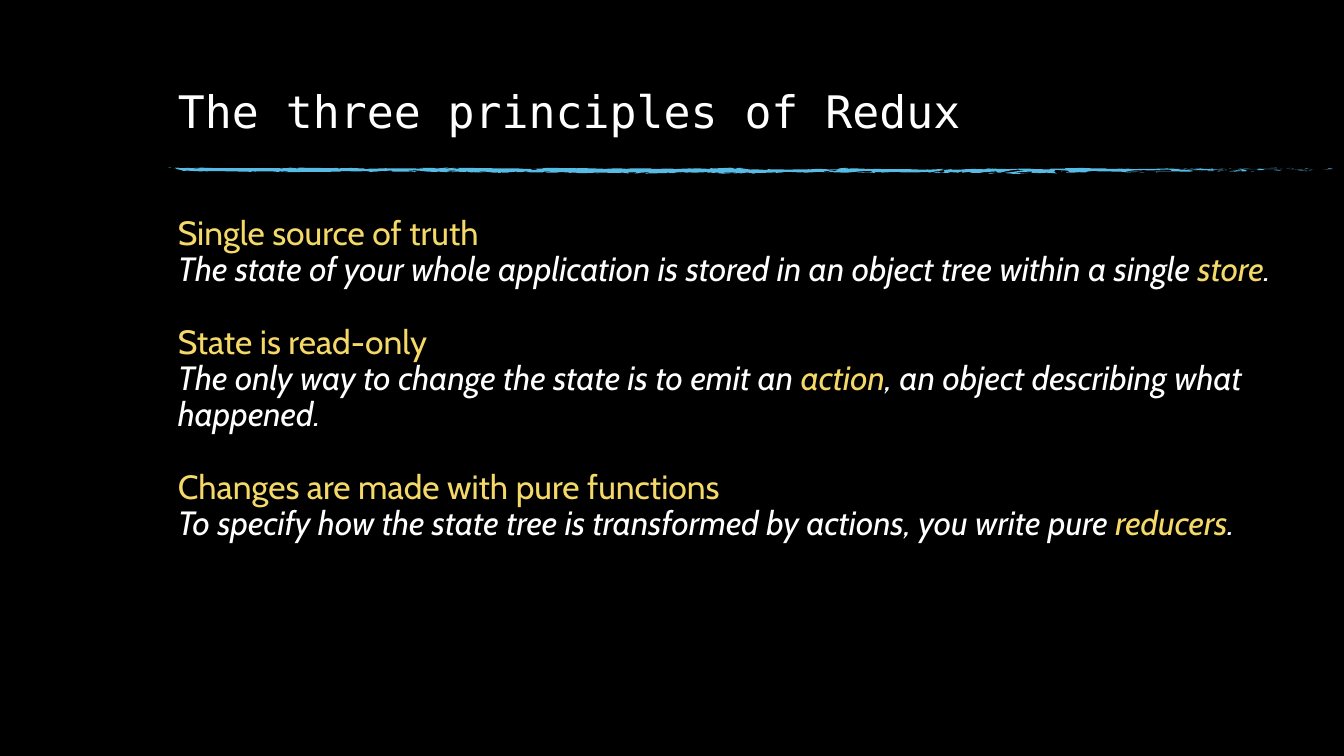
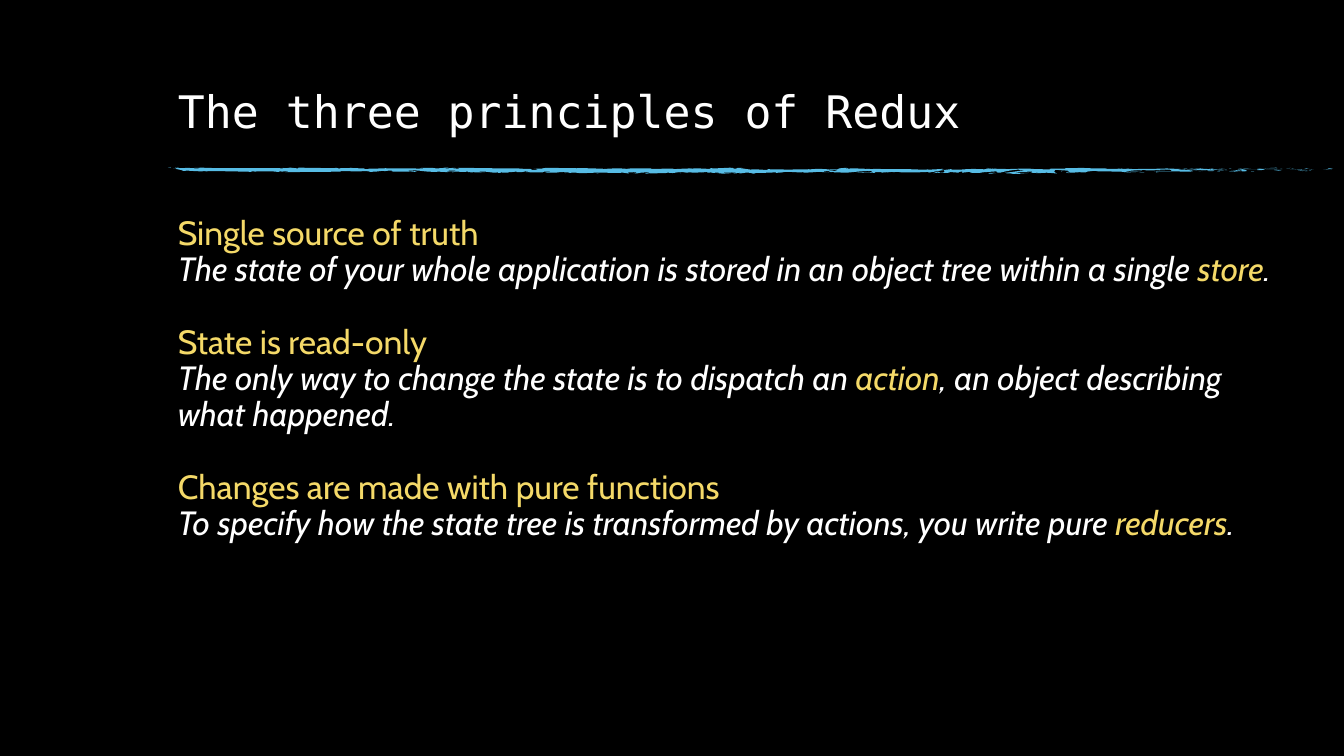
Before and after one commit to acorn-technology/react-and-rn-intro, a slide deck: slide 7 of tutorial/redux/Redux.pptx. Drawn at 1344x756 pixels with LibreOffice and Linux fonts; fonts in the diff are those of the drawing; background and template pictures are left out. Boxes give left, top, right and bottom in pixels: in the first picture for what was removed or moved away, otherwise in the second. Text is boxed around its words. In the diff, an @@ line names an element or a change of style, - is before the commit and + after.

```diff
--- a/tutorial/redux/Redux.pptx
+++ b/tutorial/redux/Redux.pptx
@@ text at [178, 364, 1222, 434]: text changed @@
-The only way to change the state is to emit an action, an object describing what happened.
+The only way to change the state is to dispatch an action, an object describing what happened.
```
Also in this commit, not shown: 1 other slide changed, 5 other files.
